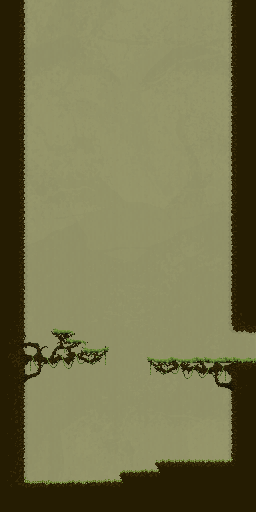
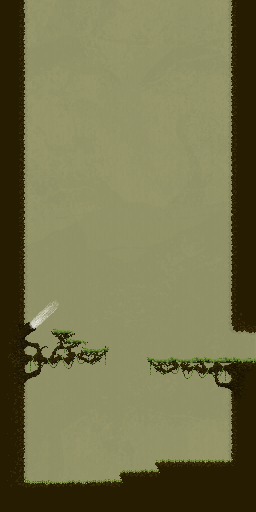
Revision of a layered 256 × 512 image; what changed, layer by layer:
added layer "Layer 36" above "Layer 38" over [16, 300, 59, 342]
painted on "Layer 31 copy" over [8, 300, 256, 403]
